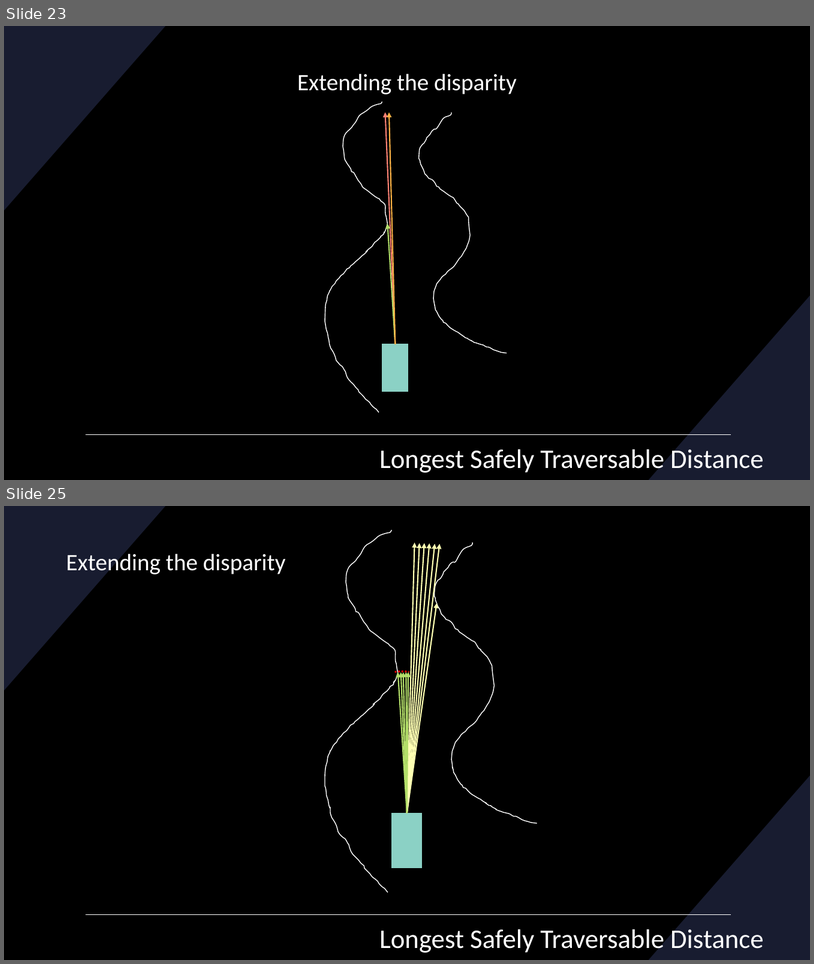
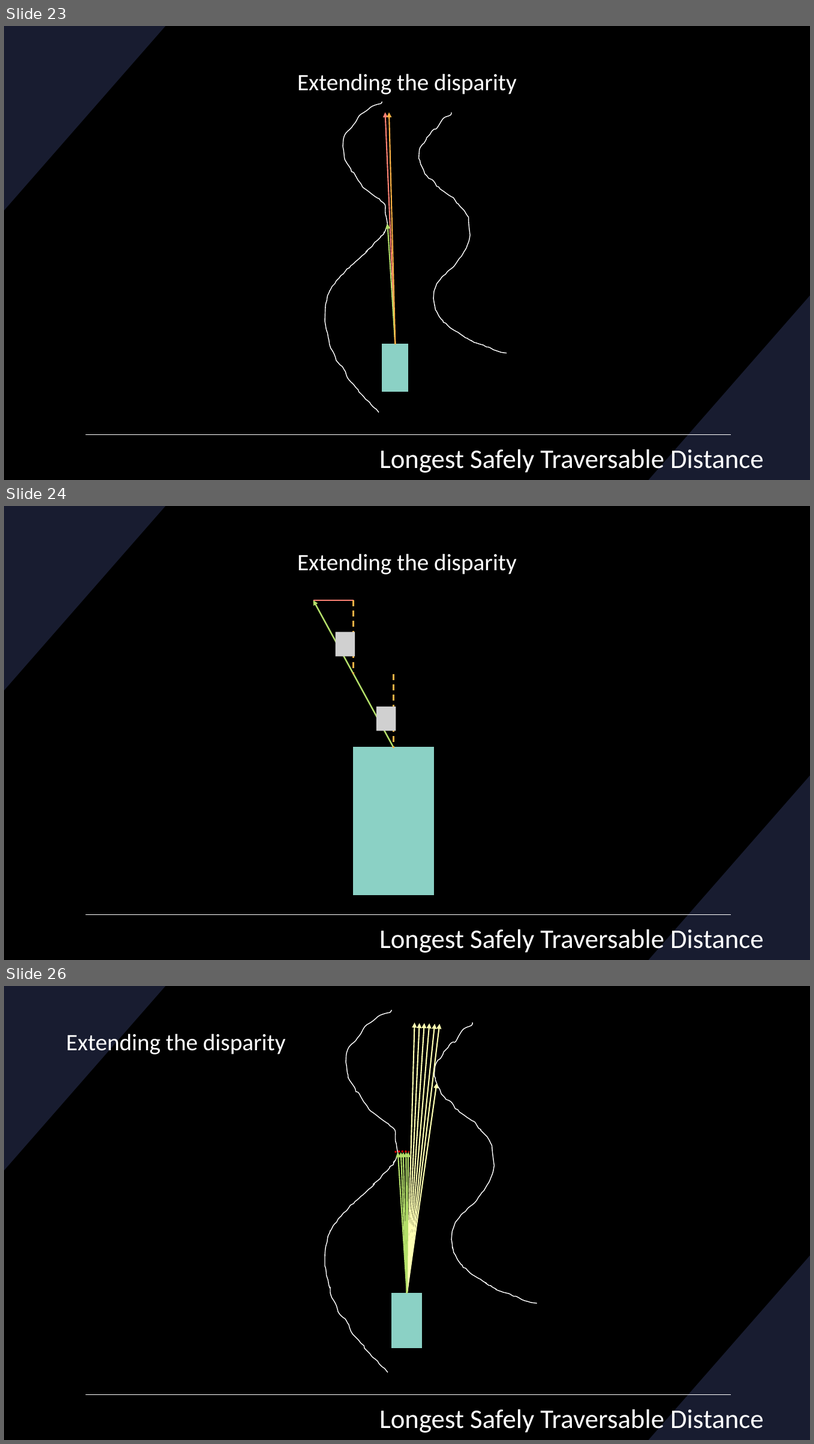
Before and after one commit to RacingAI/Reactive-Methods-Workshop, a slide deck: Disparity_Extender.pptx. Shown one above the other, each under a label of ours: slides 23 and 25 before the commit, slides 23, 24 and 26 after it; the slides between them are not shown. The pictures are 814x964 and 814x1444 pixels, drawn with LibreOffice and Linux fonts; fonts in the diff are those of the drawing; grey boxes stand for pictures. Boxes give left, top, right and bottom in pixels: in the first picture for what was removed or moved away, otherwise in the second. Text is boxed around its words. In the diff, an @@ line names an element or a change of style, - is before the commit and + after.

```diff
--- a/Disparity_Extender.pptx
+++ b/Disparity_Extender.pptx
@@ slide 24 added at <box>4,506,810,960</box>, background #000000; not listed: 3 template elements that a slide beside it also shows @@
@@ text added at <box>297,553,517,574</box>, 28 pt, text #FFFFFF @@
+Extending the disparity
@@ group added at <box>314,600,434,894</box>: 3 lines, 2 pictures, 1 rectangle, 1 arrow @@
@@ title added at <box>380,925,764,954</box>, 32 pt, text #FFFFFF @@
+Longest Safely Traversable Distance
@@ what was slide 25 is now slide 26 @@
```
Also in this commit, not shown: 3 slides changed, 33 other files.
